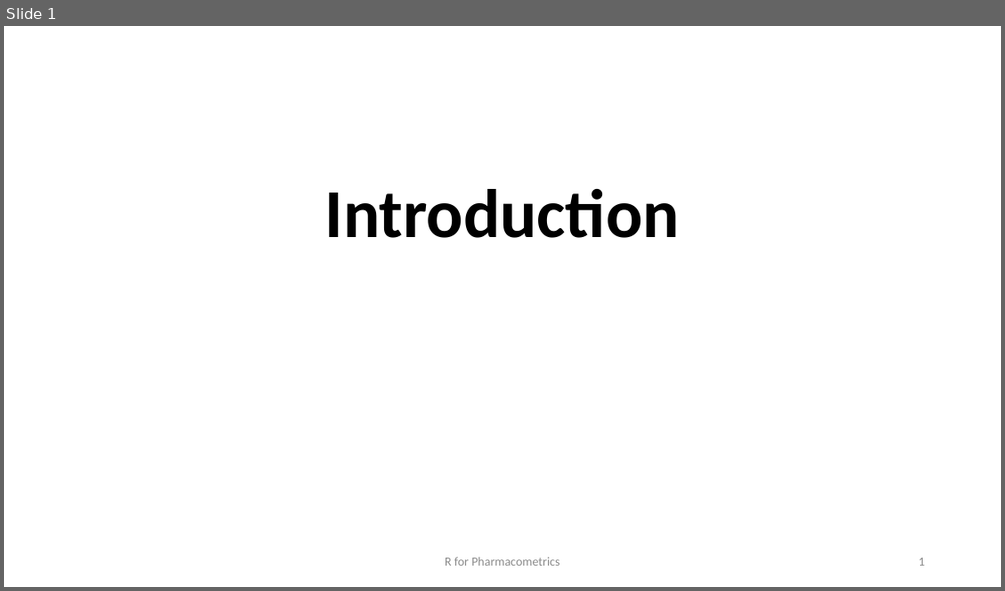
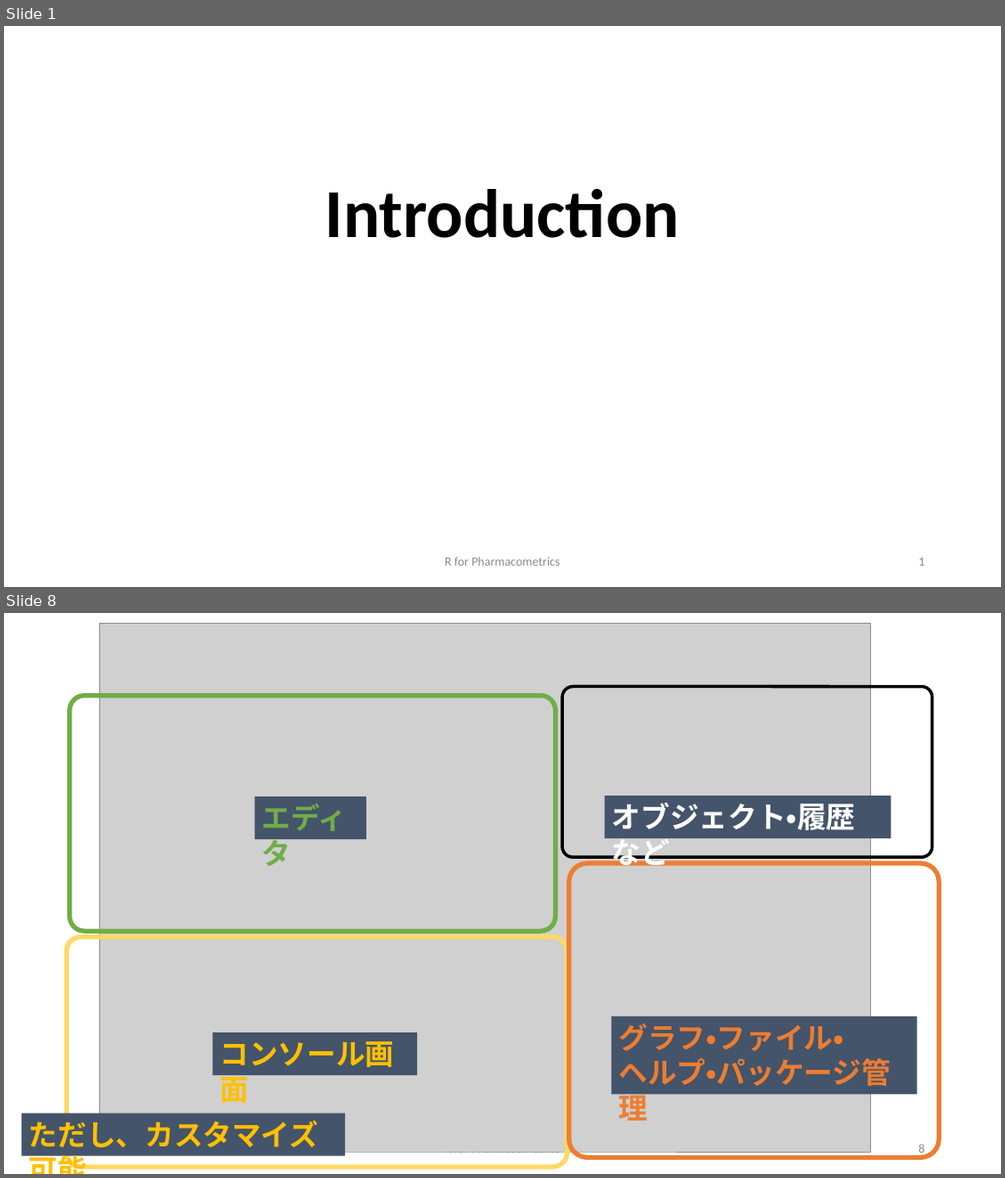
Before and after one commit to MasatoFukae/R-for-PMx, a slide deck: sample/0_introduction.pptx. Shown one above the other, each under a label of ours: slide 1 before the commit, slides 1 and 8 after it; the slides between them are not shown. The pictures are 1005x591 and 1005x1178 pixels, drawn with LibreOffice and Linux fonts; fonts in the diff are those of the drawing; grey boxes stand for pictures. Boxes give left, top, right and bottom in pixels: in the first picture for what was removed or moved away, otherwise in the second. Text is boxed around its words. In the diff, an @@ line names an element or a change of style, - is before the commit and + after.

```diff
--- a/sample/0_introduction.pptx
+++ b/sample/0_introduction.pptx
@@ slide 8 added at (x1=4, y1=613, x2=1001, y2=1174), background #FFFFFF @@
@@ picture added at (x1=100, y1=624, x2=871, y2=1151) @@
@@ rounded rectangle added at (x1=563, y1=686, x2=933, y2=857), outline #000000 3 pt @@
@@ rounded rectangle added at (x1=70, y1=695, x2=556, y2=931), outline #70AD47 4.5 pt @@
@@ rectangle added at (x1=254, y1=796, x2=366, y2=839), fill #44546A, 28 pt, text #70AD47, bold @@
+エディタ
@@ rectangle added at (x1=605, y1=795, x2=890, y2=838), fill #44546A, 28 pt, text #FFFFFF, bold @@
+オブジェクト・履歴など
@@ rounded rectangle added at (x1=569, y1=863, x2=939, y2=1158), outline #ED7D31 4.5 pt @@
@@ rounded rectangle added at (x1=67, y1=937, x2=568, y2=1167), outline #FFD966 4.5 pt @@
@@ rectangle added at (x1=212, y1=1032, x2=418, y2=1075), fill #44546A, 28 pt, text #FFC000, bold @@
+コンソール画面
@@ rectangle added at (x1=611, y1=1016, x2=917, y2=1094), fill #44546A, 28 pt, text #ED7D31, bold @@
+グラフ・ファイル・
+ヘルプ・パッケージ管理
@@ rectangle added at (x1=22, y1=1113, x2=346, y2=1156), fill #44546A, 28 pt, text #FFC000, bold @@
+ただし、カスタマイズ可能
@@ page number added at (x1=918, y1=1143, x2=924, y2=1156), 12 pt, text #8C8C8C @@
+8
@@ text added at (x1=445, y1=1151, x2=559, y2=1156), 12 pt, text #8C8C8C @@
+R for Pharmacometrics
```
Also in this commit, not shown: 2 slides changed, 7 other slides added.
